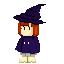
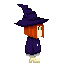
The second 64px x 64px image is a revision of the first. Changes to its layers:
added group "Group 2 copy 3" with 3 layers above "Group 2 copy 5" over [14, 4, 49, 63]
added layer "Layer 7" (1st of 2, in "Group 2 copy 3") in group "Group 2 copy 3" over [14, 4, 49, 63]
moved "Layer 2" (2nd of 2, in "Group 1") into group "Group 1", painted on it over [13, 4, 49, 63]
